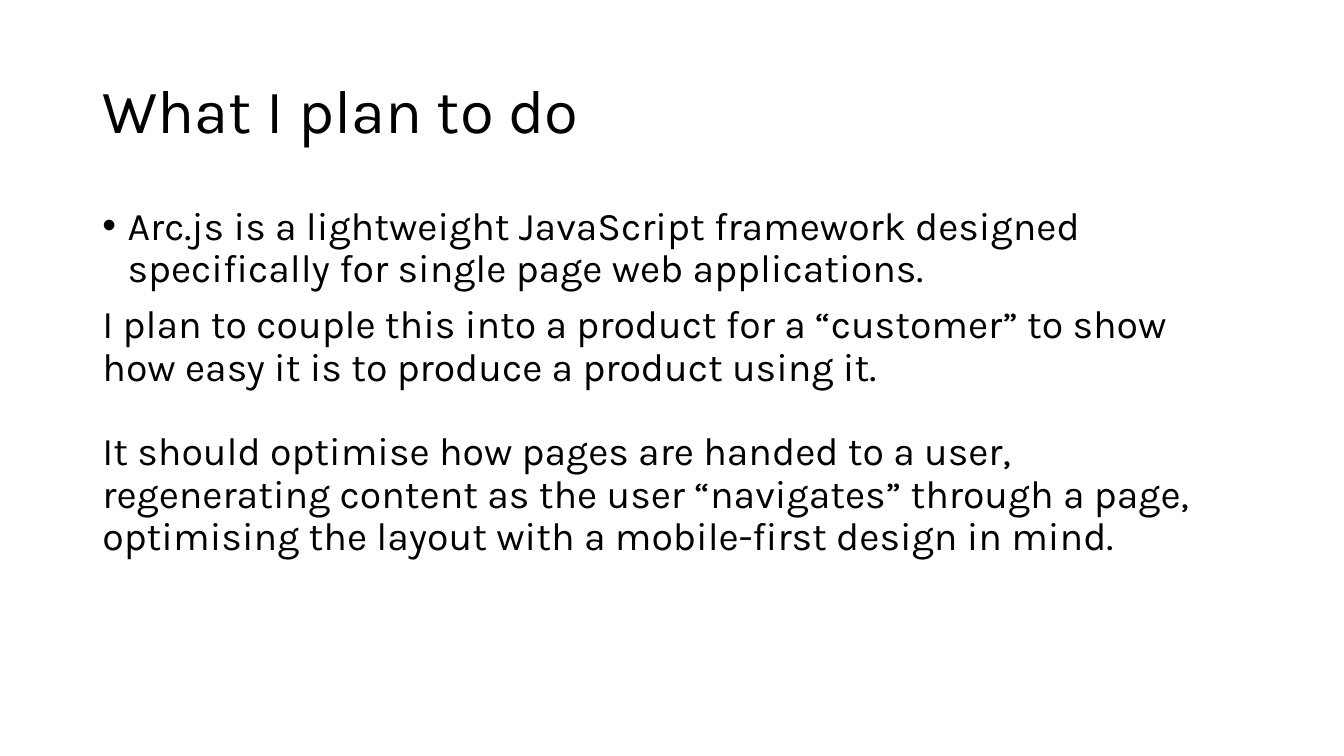
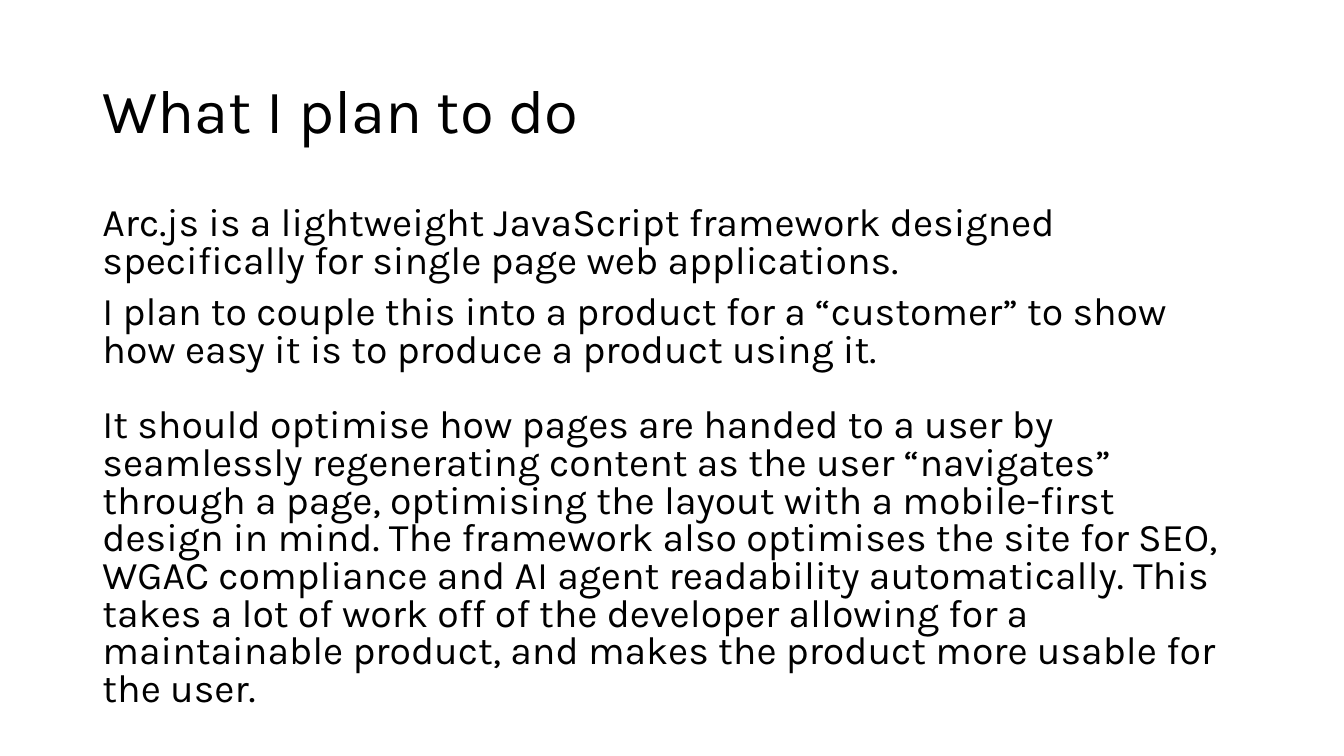
Before and after one commit to Gurnski/Arc, a slide deck: slide 2 of Project Plan.pptx. Drawn at 1344x756 pixels with LibreOffice and Linux fonts; fonts in the diff are those of the drawing. Boxes give left, top, right and bottom in pixels: in the first picture for what was removed or moved away, otherwise in the second. Text is boxed around its words. In the diff, an @@ line names an element or a change of style, - is before the commit and + after.

Commit message:
Powerpoint Slide 2
First slide done, "What I plan to do"

```diff
--- a/Project Plan.pptx
+++ b/Project Plan.pptx
@@ text at box(102, 209, 1055, 284): bullet • to none; line spacing 0.9 to 0.8 @@
@@ text at box(102, 298, 1217, 674): text changed @@
-I plan to couple this into a product for a “customer” to show how easy it is to produce a product using it.
-It should optimise how pages are handed to a user, regenerating content as the user “navigates” through a page, optimising the layout with a mobile-first design in mind.
+I plan to couple this into a product for a “customer” to show how easy it is to produce a product using it.
+It should optimise how pages are handed to a user by seamlessly regenerating content as the user “navigates” through a page, optimising the layout with a mobile-first design in mind. The framework also optimises the site for SEO, WGAC compliance and AI agent readability automatically. This takes a lot of work off of the developer allowing for a maintainable product, and makes the product more usable for the user.
```
